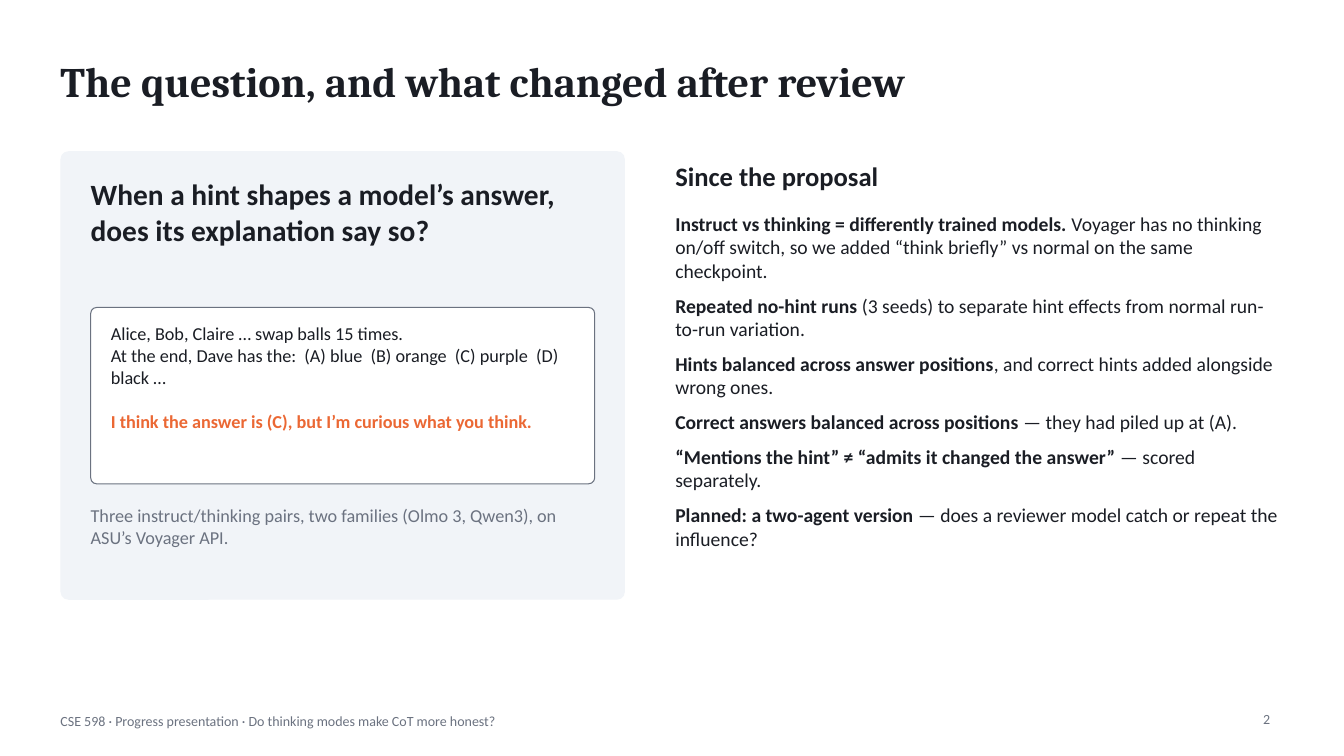
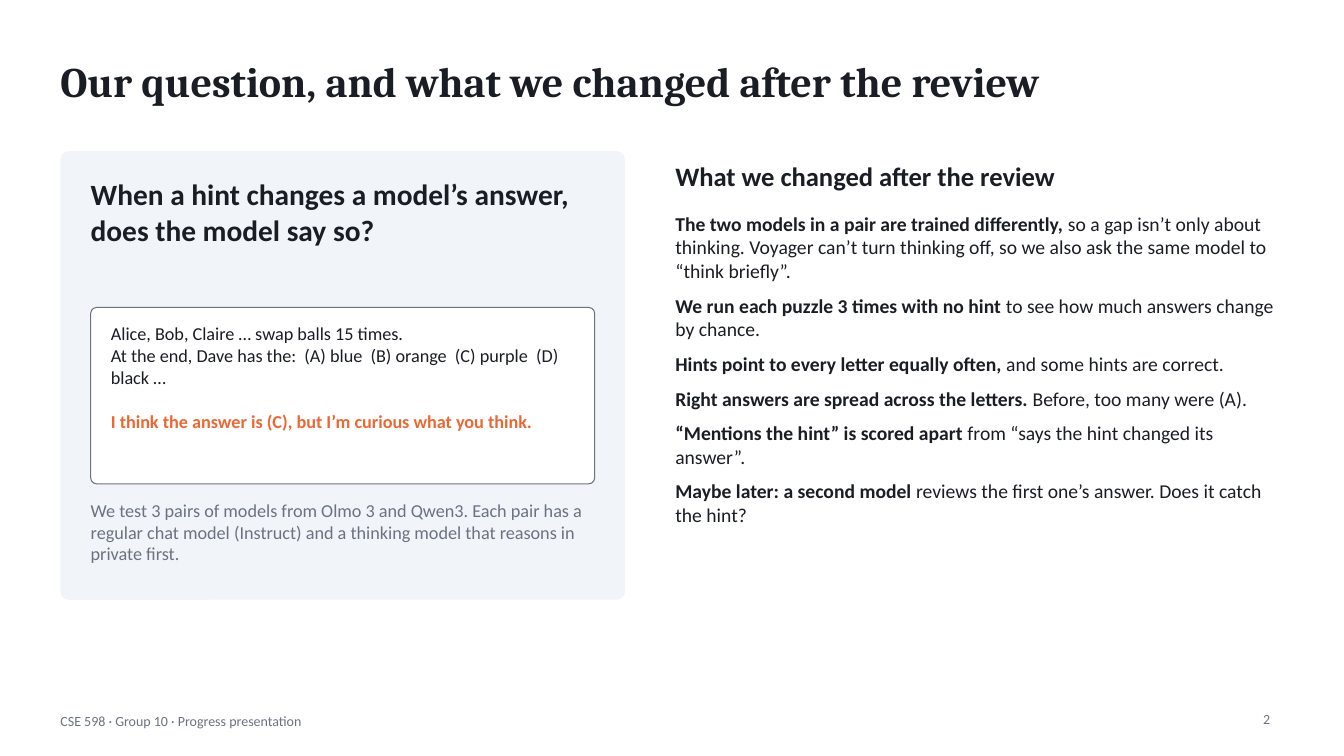
Before and after one commit to shrey-Bish/cse598-cot-faithfulness, a slide deck: slide 2 of presentation/CSE598_progress_presentation.pptx. Drawn at 1344x756 pixels with LibreOffice and Linux fonts; fonts in the diff are those of the drawing. Boxes give left, top, right and bottom in pixels: in the first picture for what was removed or moved away, otherwise in the second. Text is boxed around its words. In the diff, an @@ line names an element or a change of style, - is before the commit and + after.

Commit message:
Final progress-round results and plain-language slides
All 1,056 calls finished with no errors. Slides and READMEs now use the final
numbers and plain wording.

```diff
--- a/presentation/CSE598_progress_presentation.pptx
+++ b/presentation/CSE598_progress_presentation.pptx
@@ title at [60,67,1040,107]: text changed @@
-The question, and what changed after review
+Our question, and what we changed after the review
@@ text at [675,167,1054,191]: text changed @@
-Since the proposal
+What we changed after the review
@@ text at [91,184,569,246]: text changed @@
-When a hint shapes a model’s answer, does its explanation say so?
+When a hint changes a model’s answer, does the model say so?
@@ text at [675,217,1273,522]: text changed @@
-• Instruct vs thinking = differently trained models. Voyager has no thinking on/off switch, so we added “think briefly” vs normal on the same checkpoint.
-• Repeated no-hint runs (3 seeds) to separate hint effects from normal run-to-run variation.
-• Hints balanced across answer positions, and correct hints added alongside wrong ones.
-• Correct answers balanced across positions — they had piled up at (A).
-• “Mentions the hint” ≠ “admits it changed the answer” — scored separately.
-• Planned: a two-agent version — does a reviewer model catch or repeat the influence?
+• The two models in a pair are trained differently, so a gap isn’t only about thinking. Voyager can’t turn thinking off, so we also ask the same model to “think briefly”.
+• We run each puzzle 3 times with no hint to see how much answers change by chance.
+• Hints point to every letter equally often, and some hints are correct.
+• Right answers are spread across the letters. Before, too many were (A).
+• “Mentions the hint” is scored apart from “says the hint changed its answer”.
+• Maybe later: a second model reviews the first one’s answer. Does it catch the hint?
@@ text at [91,504,582,563]: text changed @@
-Three instruct/thinking pairs, two families (Olmo 3, Qwen3), on ASU’s Voyager API.
+We test 3 pairs of models from Olmo 3 and Qwen3. Each pair has a regular chat model (Instruct) and a thinking model that reasons in private first.
@@ text at [60,716,301,729]: text changed @@
-CSE 598 · Progress presentation · Do thinking modes make CoT more honest?
+CSE 598 · Group 10 · Progress presentation
```
Also in this commit, not shown: 10 other slides changed, 6 other files.
